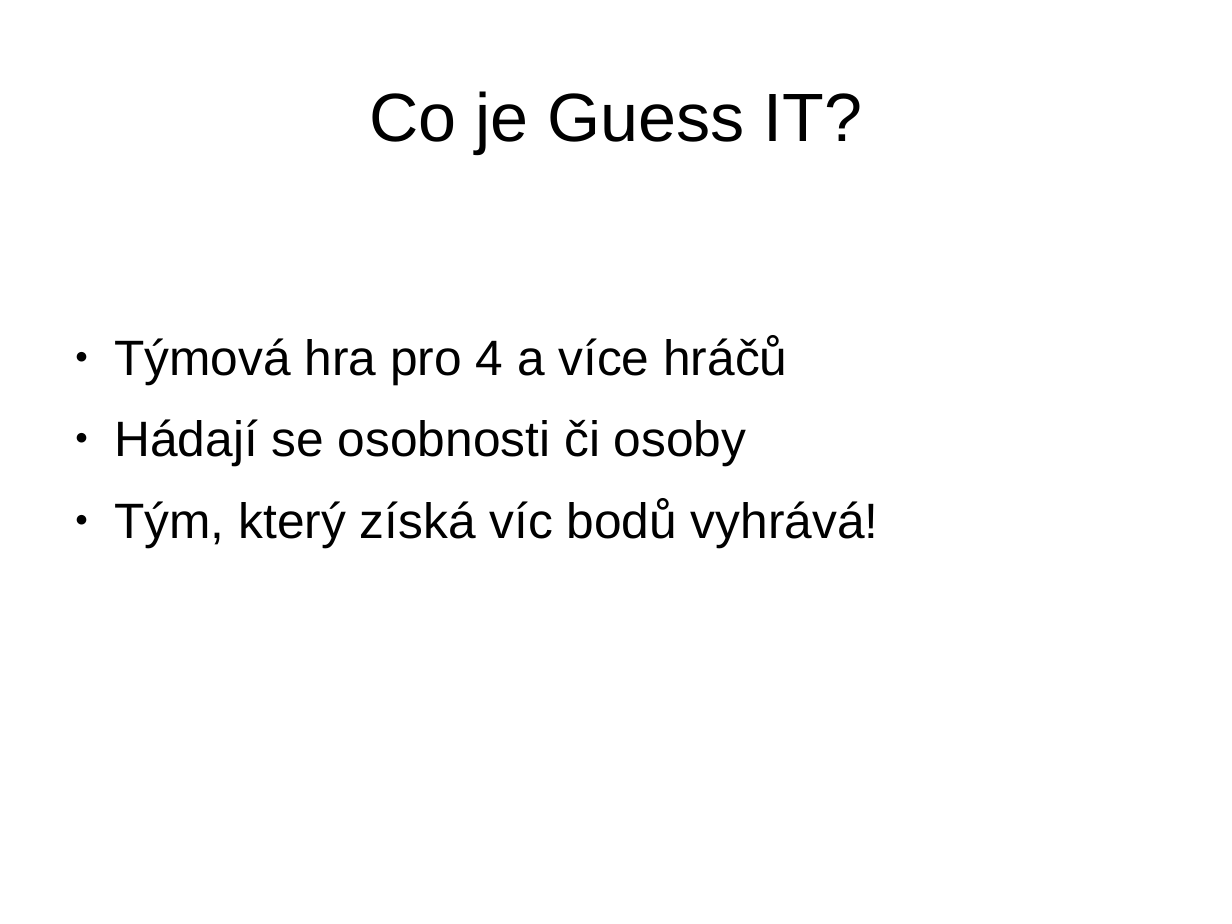
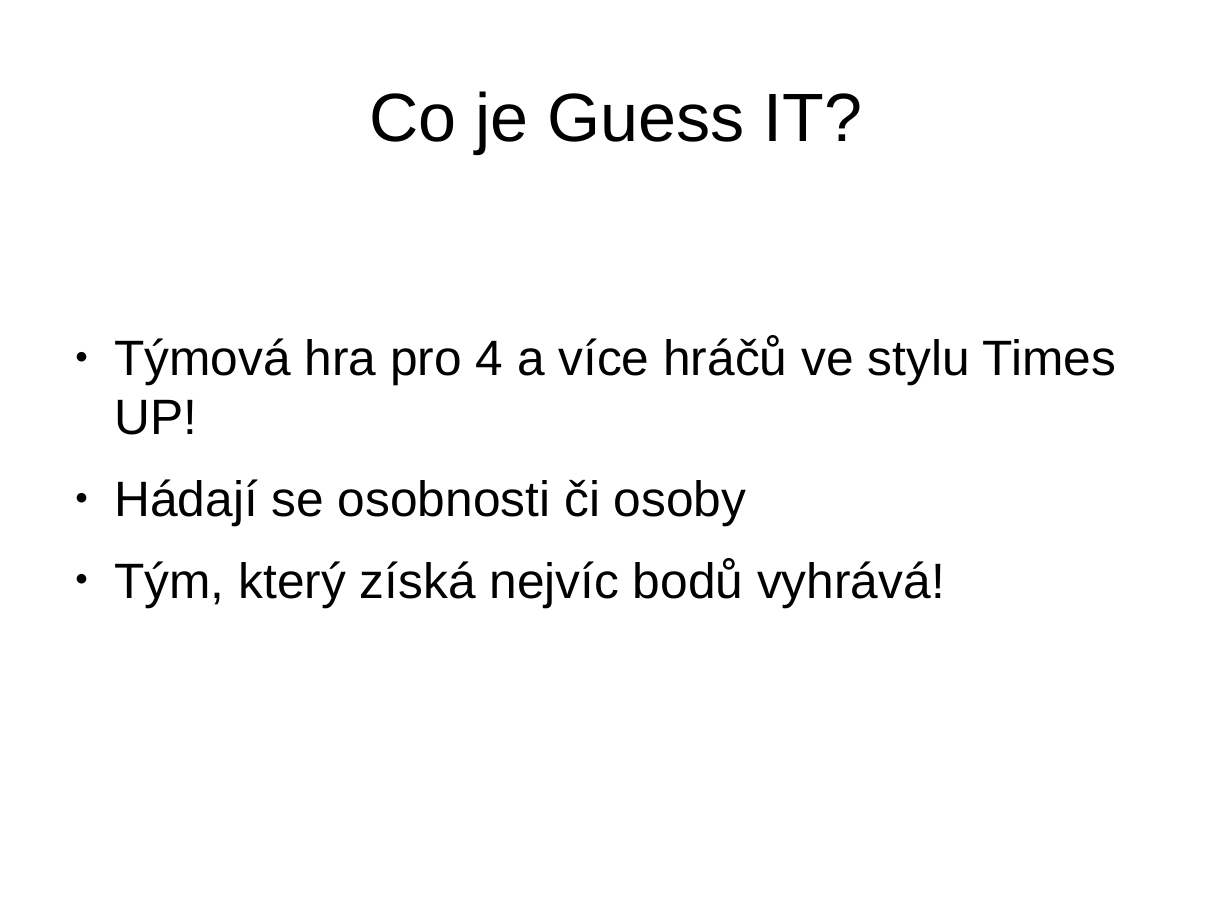
Before and after one commit to repli2dev/pv024-project, a slide deck: slide 2 of prezentace2.odp. Drawn at 1232x924 pixels with LibreOffice and Linux fonts; fonts in the diff are those of the drawing. Boxes give left, top, right and bottom in pixels: in the first picture for what was removed or moved away, otherwise in the second. Text is boxed around its words. In the diff, an @@ line names an element or a change of style, - is before the commit and + after.

```diff
--- a/prezentace2.odp
+++ b/prezentace2.odp
@@ text at (114,335,1116,435): text changed @@
-● Týmová hra pro 4 a více hráčů
+● Týmová hra pro 4 a více hráčů ve stylu Times UP!
@@ text at (114,558,945,607): text changed @@
-● Tým, který získá víc bodů vyhrává!
+● Tým, který získá nejvíc bodů vyhrává!
```
Also in this commit, not shown: 1 other slide changed, 2 other files.
